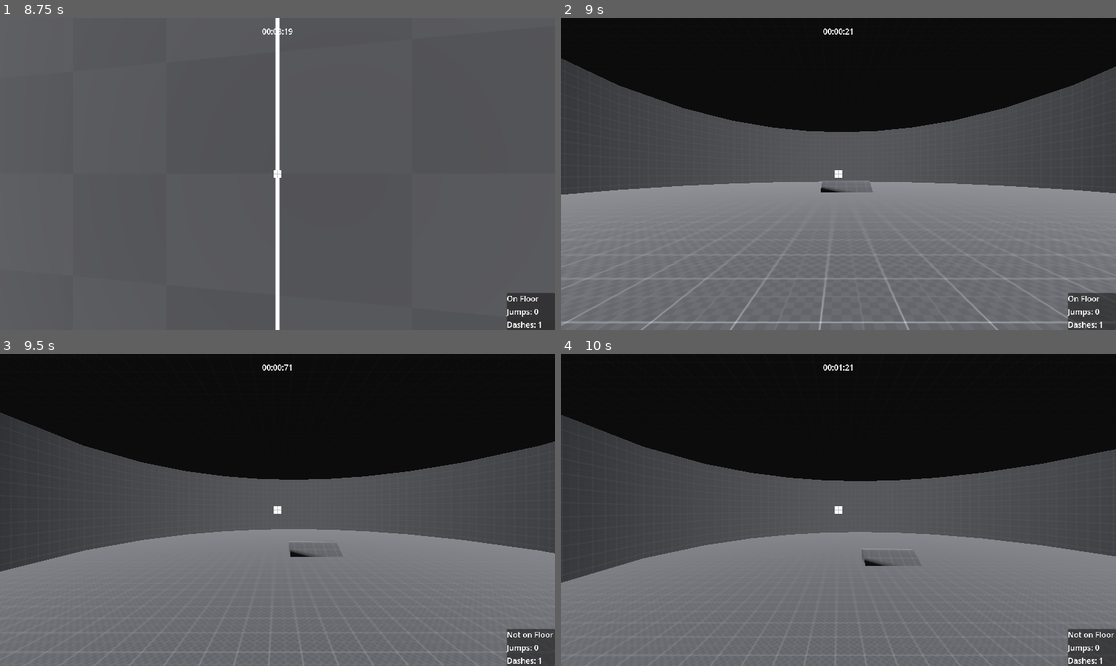
Above: before the commit, frames 1-4 (two rows, left to right).
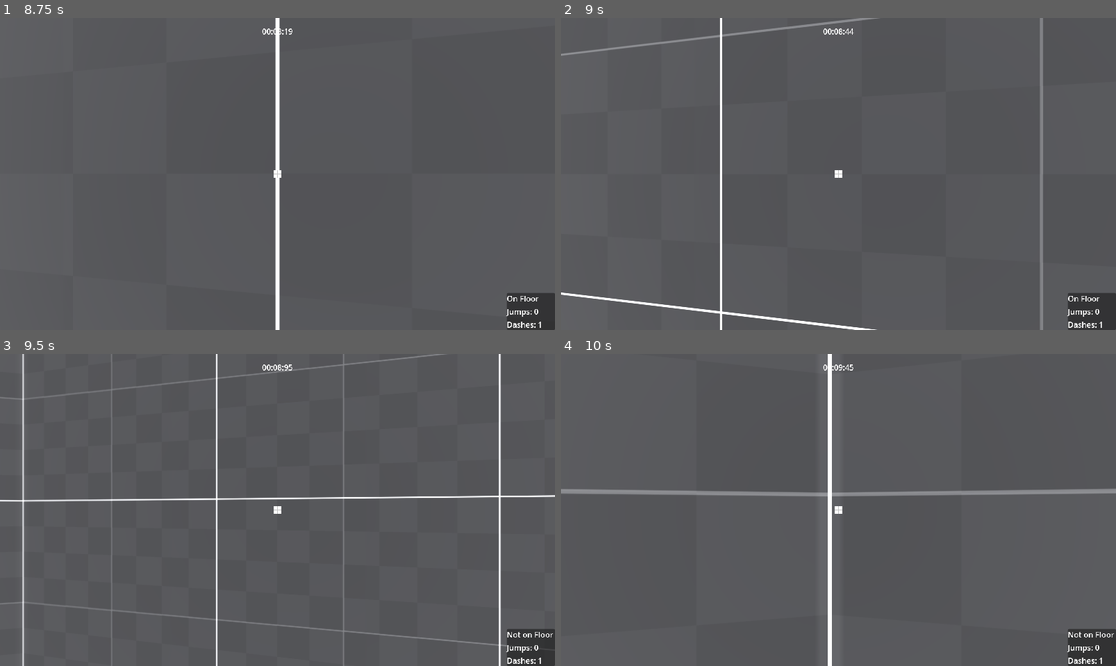
Above: after the commit, the same moments.

Repository: lucasrumney94/GodotGoneWild
Game: Godot game, scene res://Objects/Environment/stage_1.tscn
The game is run twice, just before and just after one commit, with the same random seed, the same clock (stepped at 60 frames per second) and the same inputs. This scene is started directly instead of the project's main scene. The engine's default icon, where the game draws it, is replaced by a stand-in: a white triangle on a blue panel in a dark square. A sky picture missing from this copy of the repository is replaced by a grey-blue gradient.
Inputs (mouse positions are in pixels of both pictures, inside the frame that each line leads up to):
- Up to frame 1 (8.75 s): tap Enter at 0.5 s; move the mouse to (305, 174) at 0.52 s; hold W (move_forward) 0.53-5.78 s; click (305, 174) at 0.6 s; tap Space (jump) at 0.77, 1.52, 3.02, 3.77, 4.52, 6.02, 6.77, 7.52 s; move the mouse to (249, 174) at 1.27 s; click (249, 174) at 1.35 s; move the mouse to (288, 167) at 2.02 s; right-click (288, 167) at 2.1 s; click (288, 167) at 2.3 s; move the mouse to (271, 180) at 2.77 s; click (271, 180) at 2.85 s; move the mouse to (316, 177) at 3.52 s; click (316, 177) at 3.6 s; move the mouse to (233, 170) at 4.27 s; right-click (233, 170) at 4.35 s; click (233, 170) at 4.55 s; move the mouse to (283, 174) at 5.02 s; click (283, 174) at 5.1 s; move the mouse to (255, 167) at 5.77 s; hold D (move_right) 5.78-6.53 s; click (255, 167) at 5.85 s; move the mouse to (305, 174) at 6.52 s; hold W (move_forward) from 6.53 s (still down); right-click (305, 174) at 6.6 s; click (305, 174) at 6.8 s; move the mouse to (249, 174) at 7.27 s; click (249, 174) at 7.35 s; move the mouse to (288, 167) at 8.02 s; click (288, 167) at 8.1 s
- Up to frame 2 (9 s): tap R (restart) at 8.75 s; move the mouse to (832, 180) at 8.77 s; release W (move_forward) at 8.78 s; hold A (move_left) from 8.78 s (still down); right-click (832, 180) at 8.85 s
- Up to frame 3 (9.5 s): keep holding A (move_left); tap Space (jump) at 9.02 s; click (271, 516) at 9.05 s
- Up to frame 4 (10 s): move the mouse to (877, 513) at 9.52 s; release A (move_left) at 9.53 s; hold W (move_forward) from 9.53 s (still down); click (877, 513) at 9.6 s; tap Space (jump) at 9.77 s

Frame 1 is identical in both runs. In frame 2, 68% of the frame differs, in the area x 0-100%, y 0-100%; in frame 3, 70%; in frame 4, 69%.

Commit message:
add audio ducking and pitch shift

Diff:
--- a/godot-wild-tower/Audio/audio_bus.tres
+++ b/godot-wild-tower/Audio/audio_bus.tres
@@ -1,4 +1,17 @@
-[gd_resource type="AudioBusLayout" format=3 uid="uid://bq5mvufbpync7"]
+[gd_resource type="AudioBusLayout" load_steps=5 format=3 uid="uid://bq5mvufbpync7"]
+
+[sub_resource type="AudioEffectLowPassFilter" id="AudioEffectLowPassFilter_orykd"]
+resource_name = "LowPassFilter"
+cutoff_hz = 8000.0
+
+[sub_resource type="AudioEffectPitchShift" id="AudioEffectPitchShift_md5k3"]
+resource_name = "PitchShift"
+
+[sub_resource type="AudioEffectLowPassFilter" id="AudioEffectLowPassFilter_d8ki7"]
+resource_name = "LowPassFilter"
+
+[sub_resource type="AudioEffectPitchShift" id="AudioEffectPitchShift_w2qy5"]
+resource_name = "PitchShift"
 
 [resource]
 bus/1/name = &"effects"
@@ -7,9 +20,17 @@
 bus/1/bypass_fx = false
 bus/1/volume_db = 0.0
 bus/1/send = &"Master"
+bus/1/effect/0/effect = SubResource("AudioEffectLowPassFilter_orykd")
+bus/1/effect/0/enabled = true
+bus/1/effect/1/effect = SubResource("AudioEffectPitchShift_md5k3")
+bus/1/effect/1/enabled = true
 bus/2/name = &"music"
 bus/2/solo = false
 bus/2/mute = false
 bus/2/bypass_fx = false
 bus/2/volume_db = 0.0
 bus/2/send = &"Master"
+bus/2/effect/0/effect = SubResource("AudioEffectLowPassFilter_d8ki7")
+bus/2/effect/0/enabled = true
+bus/2/effect/1/effect = SubResource("AudioEffectPitchShift_w2qy5")
+bus/2/effect/1/enabled = true
--- a/godot-wild-tower/Autoload/audio_control.gd
+++ b/godot-wild-tower/Autoload/audio_control.gd
@@ -2,8 +2,8 @@
 
 @export_group("Music Settings")
 @export var music_player: AudioStreamPlayer2D
-
-@export var pause_duck_music_percent: float = .5
+@export var music_player_gain: float = 0.0
+@export var music_player_pause_gain: float = 3.0
 
 @export_group("SFX Settings")
 @export var level_started_sound: AudioStream
@@ -14,7 +14,6 @@
 
 @export var player_jump_sound: AudioStream
 @export_range(-12, 12) var player_jump_gain: float;
-
 
 @export var player_dash_sound: AudioStream
 @export_range(-12, 12) var player_dash_sound_gain: float;
@@ -27,6 +26,27 @@
 
 @export var long_fall_sound: AudioStream
 @export_range(-12, 12) var long_fall_sound_gain: float;
+
+@export var projectile_impact_sound: AudioStream
+@export_range(-12, 12) var projectile_impact_sound_gain: float;
+
+
+@export var low_pass_normal_cutoff:float = 8000
+##@export var low_pass_slomo_cutoff:float = 80
+@export var pitch_shift_normal_pitch_scale:float = 1.0
+##@export var pitch_shift_slomo_pitch_scale:float = 0.5
+##@export var slomo_effect_length:float = .8
+
+@export var low_pass_cutoff_lower_bound:float = 400
+@export var pitch_shift_cutoff_lower_bound:float = .4
+
+var sfx_index: int
+var sfx_lowpass: AudioEffectLowPassFilter
+var sfx_pitchshift: AudioEffectPitchShift
+
+var music_index: int
+var music_lowpass: AudioEffectLowPassFilter
+var music_pitchshift: AudioEffectPitchShift
 
 
 # Called when the node enters the scene tree for the first time.
@@ -47,14 +67,37 @@
 	GameEvents.player_enemy_dash.connect(play_player_enemy_dash)
 	GameEvents.restarting.connect(play_restarting)
 	GameEvents.long_fall_started.connect(play_long_fall)
+	GameEvents.projectile_impact.connect(play_projectile_impact)
 
+	sfx_index = AudioServer.get_bus_index("effects")
+	print("sfx index is ", sfx_index)
+	sfx_lowpass = AudioServer.get_bus_effect(sfx_index,0)
+	sfx_pitchshift = AudioServer.get_bus_effect(sfx_index,1)
+
+	music_index = AudioServer.get_bus_index("music")
+	print("music index is ", music_index)
+	music_lowpass = AudioServer.get_bus_effect(music_index,0)
+	music_pitchshift = AudioServer.get_bus_effect(music_index,1)
 
 # Called every frame. 'delta' is the elapsed time since the previous frame.
 func _process(delta: float) -> void:
-	pass
+	# React to being paused
+	if (get_tree().paused):
+		music_player.volume_db = music_player_pause_gain;
+	else:
+		music_player.volume_db = music_player_gain;
+
+	sfx_lowpass.cutoff_hz = remap(Engine.time_scale, 0. ,1.0,low_pass_cutoff_lower_bound, low_pass_normal_cutoff)
+	sfx_pitchshift.pitch_scale = remap(Engine.time_scale, 0. ,1.0,pitch_shift_cutoff_lower_bound,pitch_shift_normal_pitch_scale)
+	music_lowpass.cutoff_hz = remap(Engine.time_scale, 0. ,1.0,low_pass_cutoff_lower_bound,low_pass_normal_cutoff)
+	music_pitchshift.pitch_scale = remap(Engine.time_scale, 0. ,1.0,pitch_shift_cutoff_lower_bound,pitch_shift_normal_pitch_scale)
+
+	print(sfx_lowpass.cutoff_hz," ",sfx_pitchshift.pitch_scale)
 
 
 
+func play_projectile_impact():
+	play_2D_sound(projectile_impact_sound)
 
 func play_level_started():
 	play_2D_sound(level_started_sound, level_started_gain)
@@ -63,13 +106,31 @@
 	play_2D_sound(level_finish_sound)
 
 func play_player_jumped(world_position: Vector3):
+
 	play_3D_sound(world_position, player_jump_sound, player_jump_gain)
 
 func play_player_dash():
 	play_2D_sound(player_dash_sound)
 
 func play_player_enemy_dash():
+	# change lowpass on slow time
+	print("enemy dash time scale SLOW", Time.get_ticks_msec())
+	# sfx_lowpass.cutoff_hz = low_pass_slomo_cutoff;
+	# music_lowpass.cutoff_hz = low_pass_slomo_cutoff;
+	# sfx_pitchshift.pitch_scale = pitch_shift_slomo_pitch_scale
+	# music_pitchshift.pitch_scale = pitch_shift_slomo_pitch_scale
+
 	play_2D_sound(player_enemy_dash_sound)
+	#await get_tree().create_timer(slomo_effect_length).timeout
+	#reset_pitch_and_cutoff()
+
+
+# func reset_pitch_and_cutoff():
+# 	sfx_lowpass.cutoff_hz = low_pass_normal_cutoff
+# 	sfx_pitchshift.pitch_scale = pitch_shift_normal_pitch_scale
+# 	music_lowpass.cutoff_hz = low_pass_normal_cutoff
+# 	music_pitchshift.pitch_scale = pitch_shift_normal_pitch_scale
+# 	print("enemy dash time scale NORMAL", Time.get_ticks_msec())
 
 func play_restarting():
 	play_2D_sound(restarting_sound)
--- a/godot-wild-tower/Autoload/audio_control.tscn
+++ b/godot-wild-tower/Autoload/audio_control.tscn
@@ -11,13 +11,13 @@
 [ext_resource type="AudioStream" uid="uid://b6dq3lmhb6x3r" path="res://Audio/GodotWildJamSFX_LONGFALL.wav" id="7_k7kpr"]
 
 [node name="AudioControl" type="Node" node_paths=PackedStringArray("music_player")]
+process_mode = 3
 script = ExtResource("1_1dob2")
 music_player = NodePath("MusicPlayer")
-pause_duck_music_percent = null
+music_player_pause_gain = -12.0
 level_started_sound = ExtResource("2_7murf")
 level_started_gain = -12.0
 level_finish_sound = ExtResource("3_06mfg")
-level_finished_gain = null
 player_jump_sound = ExtResource("4_msq2p")
 player_jump_gain = -10.69
 player_dash_sound = ExtResource("5_vhifl")
@@ -28,6 +28,8 @@
 restarting_sound_gain = -3.18
 long_fall_sound = ExtResource("7_k7kpr")
 long_fall_sound_gain = -3.78
+low_pass_cutoff_lower_bound = 140.0
+pitch_shift_cutoff_lower_bound = 0.8
 
 [node name="MusicPlayer" type="AudioStreamPlayer2D" parent="."]
 stream = ExtResource("2_nu51f")
--- a/godot-wild-tower/Objects/Environment/stage_1.tscn
+++ b/godot-wild-tower/Objects/Environment/stage_1.tscn
@@ -1,11 +1,9 @@
-[gd_scene load_steps=11 format=3 uid="uid://buhsb2ao2ykcr"]
+[gd_scene load_steps=9 format=3 uid="uid://buhsb2ao2ykcr"]
 
 [ext_resource type="Material" uid="uid://3byi41uuwvq8" path="res://Materials/LD_grid.tres" id="1_ad3lx"]
 [ext_resource type="Texture2D" uid="uid://rfda5fv26d6w" path="res://Objects/Environment/Models/PurplyBlueSky.png" id="1_dyyd2"]
-[ext_resource type="Script" path="res://Main/main_game.gd" id="1_kxvln"]
 [ext_resource type="PackedScene" uid="uid://vssvdtmx3jx7" path="res://Objects/Player/player.tscn" id="2_5n22s"]
 [ext_resource type="Material" uid="uid://5dqiqxr4arwd" path="res://Materials/grid_material.tres" id="2_8jwyn"]
-[ext_resource type="PackedScene" uid="uid://do1pmtbmc423e" path="res://UI/pause_menu.tscn" id="2_ji2hg"]
 [ext_resource type="ArrayMesh" uid="uid://dgy7dxognc1x3" path="res://Objects/Environment/Models/TowerTest1.obj" id="3_8qbtr"]
 
 [sub_resource type="PanoramaSkyMaterial" id="PanoramaSkyMaterial_asy3g"]
@@ -19,8 +17,6 @@
 sky = SubResource("Sky_3kabx")
 
 [node name="Stage 1" type="Node3D"]
-script = ExtResource("1_kxvln")
-pause_menu_scene = ExtResource("2_ji2hg")
 
 [node name="WorldEnvironment" type="WorldEnvironment" parent="."]
 environment = SubResource("Environment_yg5si")
Not shown, changed: godot-wild-tower/Objects/Environment/Models/TowerTest1.blend.import
